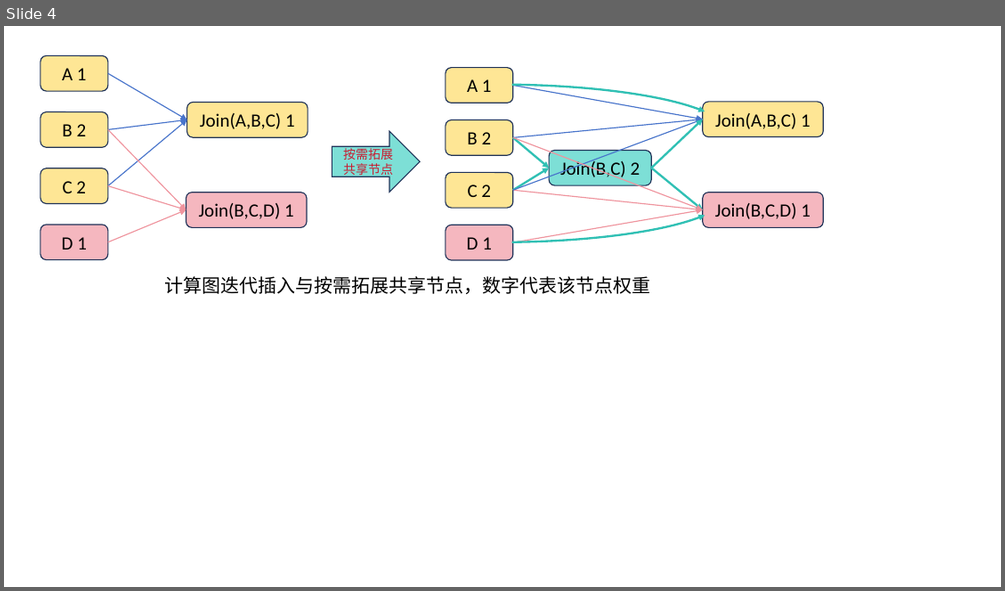
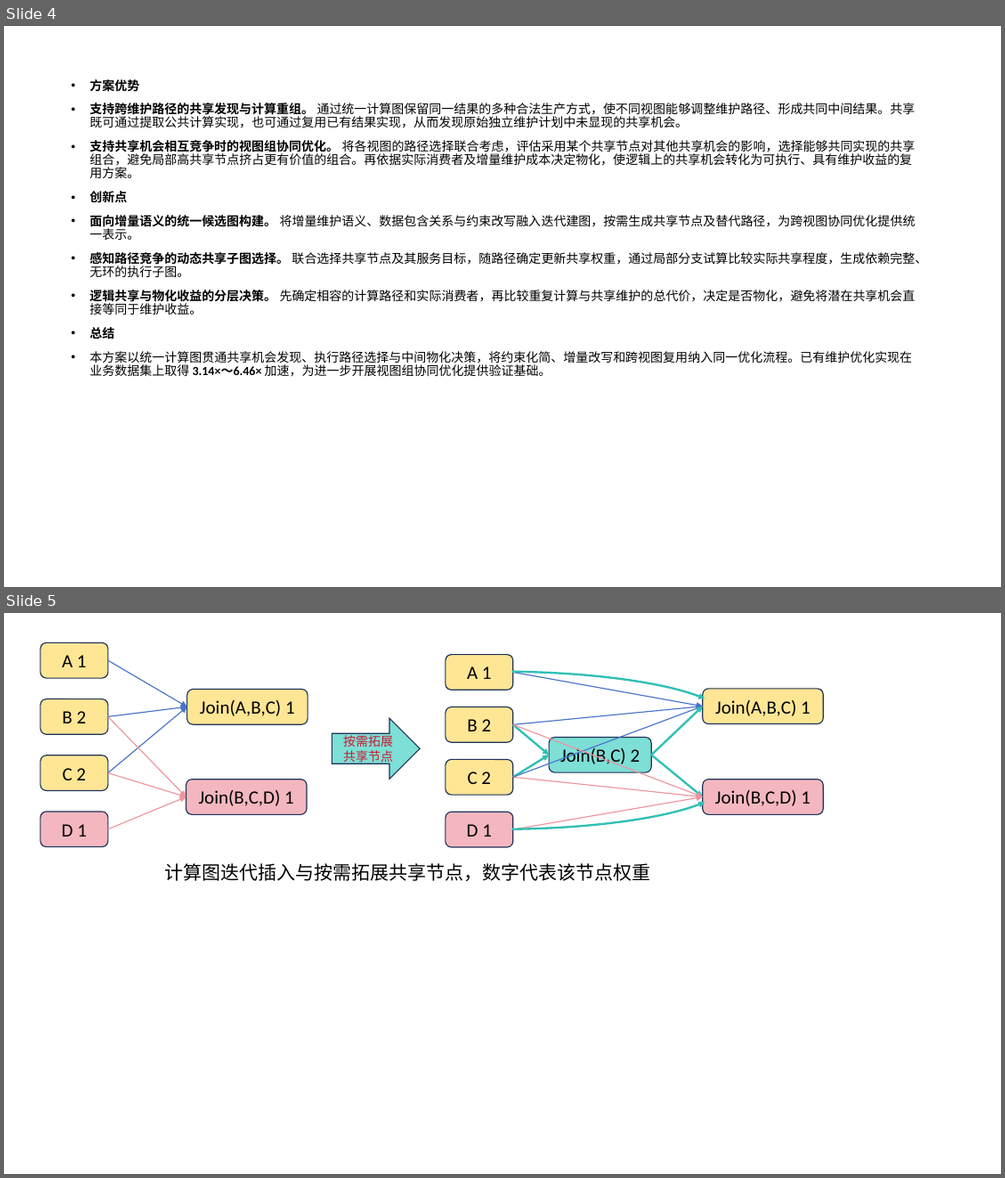
Before and after one commit to aspiringOrange/ivm, a slide deck: 方案优化版2.pptx. Shown one above the other, each under a label of ours: slide 4 before the commit, slides 4 and 5 after it. The pictures are 1005x591 and 1005x1178 pixels, drawn with LibreOffice and Linux fonts; fonts in the diff are those of the drawing. Boxes give left, top, right and bottom in pixels: in the first picture for what was removed or moved away, otherwise in the second. Text is boxed around its words. In the diff, an @@ line names an element or a change of style, - is before the commit and + after.

```diff
--- a/方案优化版2.pptx
+++ b/方案优化版2.pptx
@@ slide 4 added at [4,26,1001,587], background #FFFFFF @@
@@ text added at [89,79,927,377], 12 pt, text #000000 @@
+• 方案优势
+• 支持跨维护路径的共享发现与计算重组。 通过统一计算图保留同一结果的多种合法生产方式，使不同视图能够调整维护路径、形成共同中间结果。共享既可通过提取公共计算实现，也可通过复用已有结果实现，从而发现原始独立维护计划中未显现的共享机会。
+• 支持共享机会相互竞争时的视图组协同优化。 将各视图的路径选择联合考虑，评估采用某个共享节点对其他共享机会的影响，选择能够共同实现的共享组合，避免局部高共享节点挤占更有价值的组合。再依据实际消费者及增量维护成本决定物化，使逻辑上的共享机会转化为可执行、具有维护收益的复用方案。
+• 创新点
+• 面向增量语义的统一候选图构建。 将增量维护语义、数据包含关系与约束改写融入迭代建图，按需生成共享节点及替代路径，为跨视图协同优化提供统一表示。
+• 感知路径竞争的动态共享子图选择。 联合选择共享节点及其服务目标，随路径确定更新共享权重，通过局部分支试算比较实际共享程度，生成依赖完整、无环的执行子图。
+• 逻辑共享与物化收益的分层决策。 先确定相容的计算路径和实际消费者，再比较重复计算与共享维护的总代价，决定是否物化，避免将潜在共享机会直接等同于维护收益。
+• 总结
+• 本方案以统一计算图贯通共享机会发现、执行路径选择与中间物化决策，将约束化简、增量改写和跨视图复用纳入同一优化流程。已有维护优化实现在业务数据集上取得 3.14×～6.46× 加速，为进一步开展视图组协同优化提供验证基础。
@@ what was slide 4 is now slide 5 @@
```
Also in this commit, not shown: 2 slides changed.
